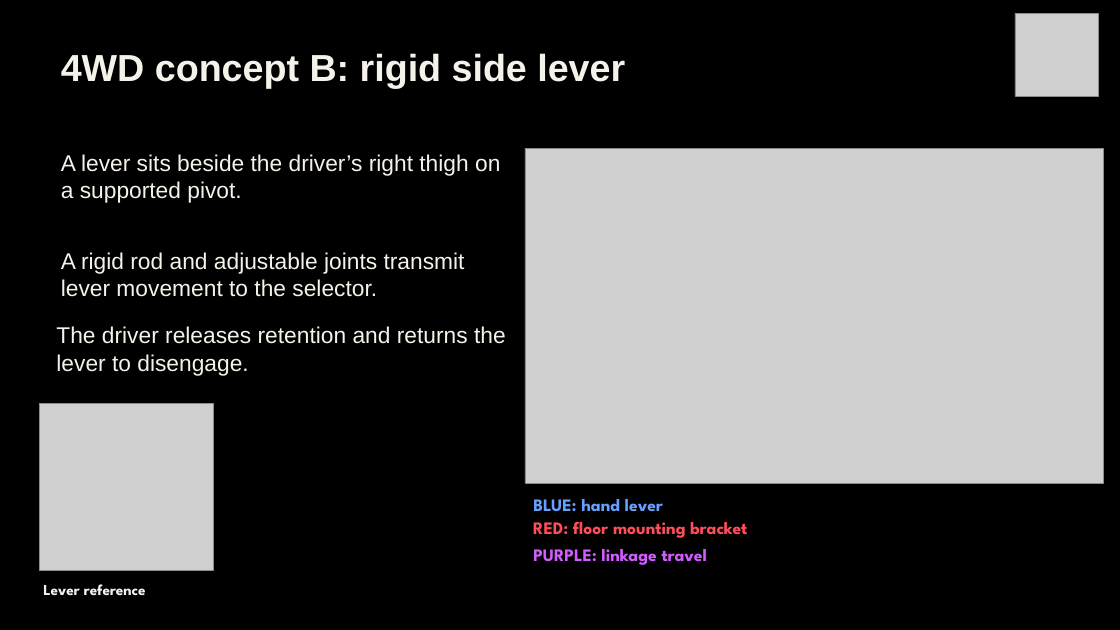
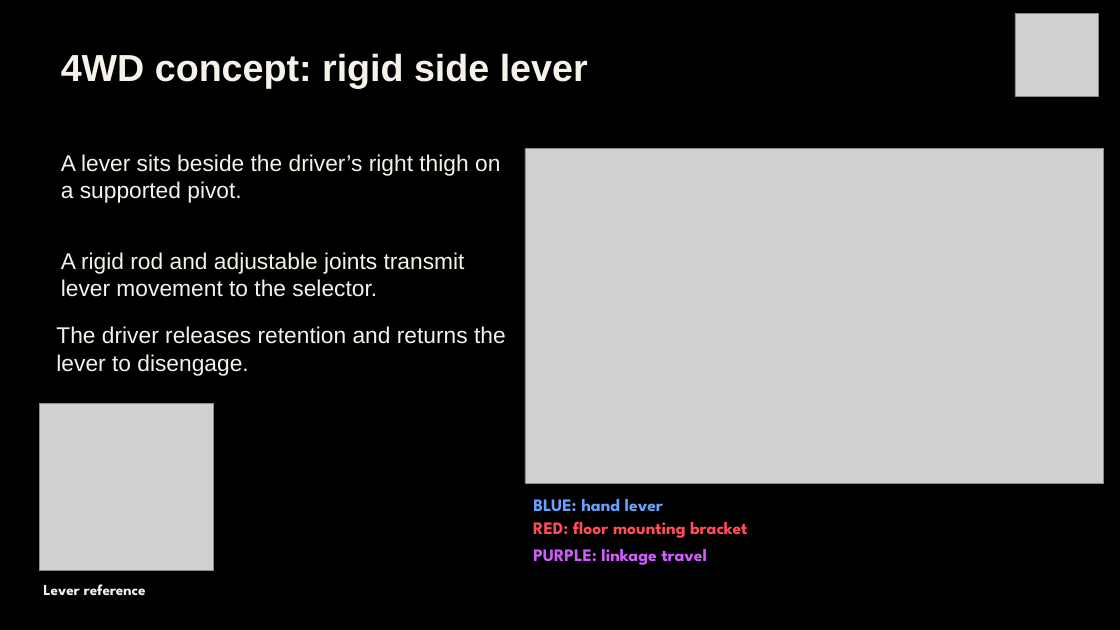
Before and after one commit to Polowater123/Aggie-Baja-Controls-The-A.B.C.-, a slide deck: slide 13 of PDR Draft.pptx (slide 14 before the commit). Drawn at 1120x630 pixels with LibreOffice and Linux fonts; fonts in the diff are those of the drawing; grey boxes stand for pictures. Boxes give left, top, right and bottom in pixels: in the first picture for what was removed or moved away, otherwise in the second. Text is boxed around its words. In the diff, an @@ line names an element or a change of style, - is before the commit and + after.

```diff
--- a/PDR Draft.pptx
+++ b/PDR Draft.pptx
@@ text at (61,53,588,88): text changed @@
-4WD concept B: rigid side lever
+4WD concept: rigid side lever
```
Also in this commit, not shown: 7 other slides changed, 1 slide added, 6 slides removed.
